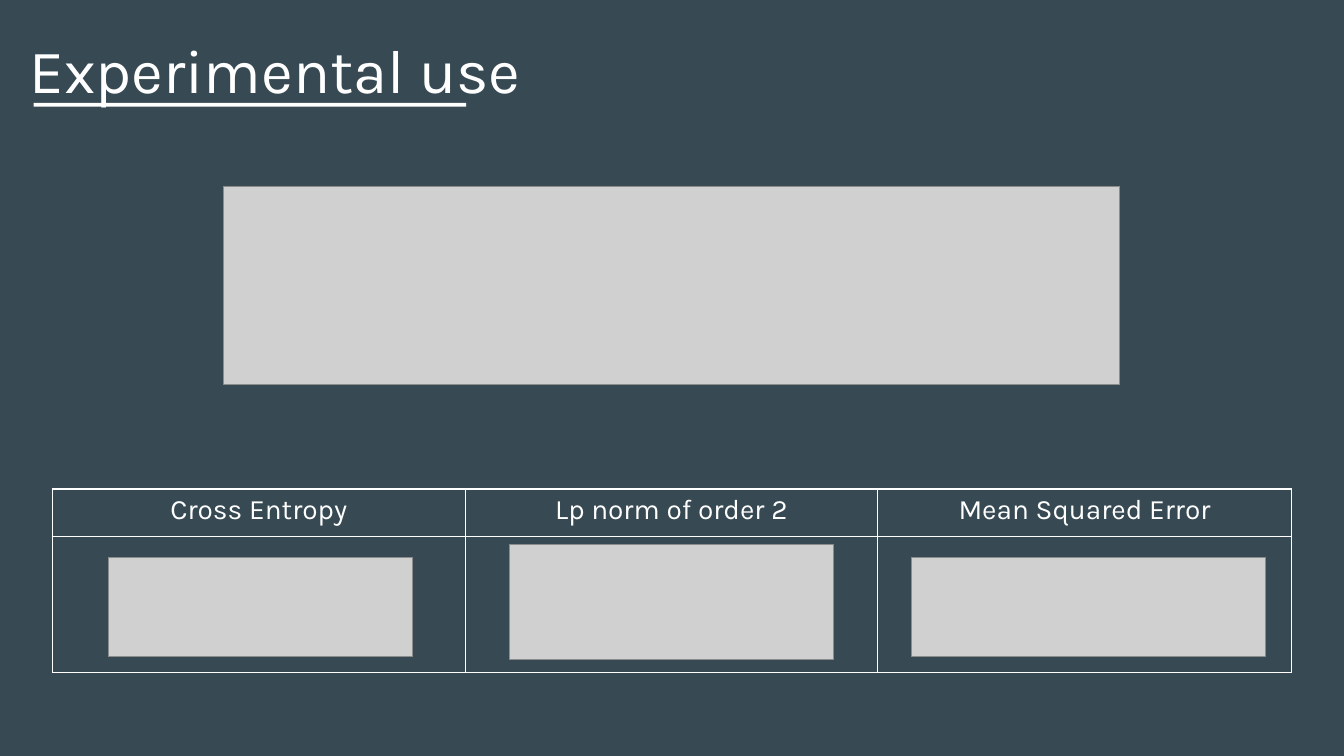
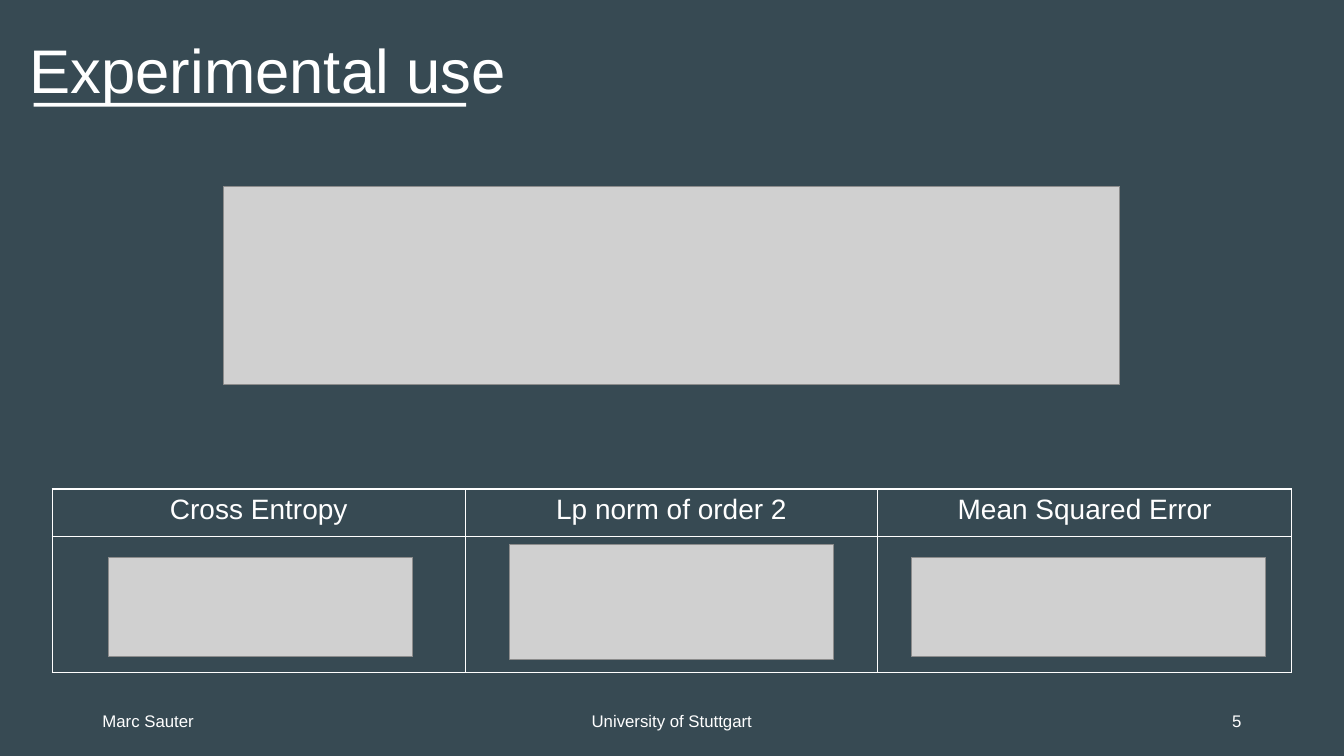
Before and after one commit to ma-sauter/Talks, a slide deck: slide 23 of dpg-fruehjahrstagung-2024/Presentation/Presentation_Marc_Sauter.pptx. Drawn at 1344x756 pixels with LibreOffice and Linux fonts; fonts in the diff are those of the drawing; grey boxes stand for pictures. Boxes give left, top, right and bottom in pixels: in the first picture for what was removed or moved away, otherwise in the second. Text is boxed around its words. In the diff, an @@ line names an element or a change of style, - is before the commit and + after.

Commit message:
Stand vor Uni Stuttgart design implementation

```diff
--- a/dpg-fruehjahrstagung-2024/Presentation/Presentation_Marc_Sauter.pptx
+++ b/dpg-fruehjahrstagung-2024/Presentation/Presentation_Marc_Sauter.pptx
@@ title "Experimental use" at box(30, 48, 505, 104): font Karla to Arial @@
@@ table at box(52, 489, 1293, 673) @@
@@ font Karla to Arial @@
@@ text added at box(102, 715, 193, 727), 12 pt, text #FFFFFF @@
+Marc Sauter
@@ text added at box(592, 715, 751, 731), 12 pt, text #FFFFFF @@
+University of Stuttgart
@@ text added at box(1232, 715, 1241, 727), 12 pt, text #FFFFFF @@
+5
```
Also in this commit, not shown: 45 other slides changed.
